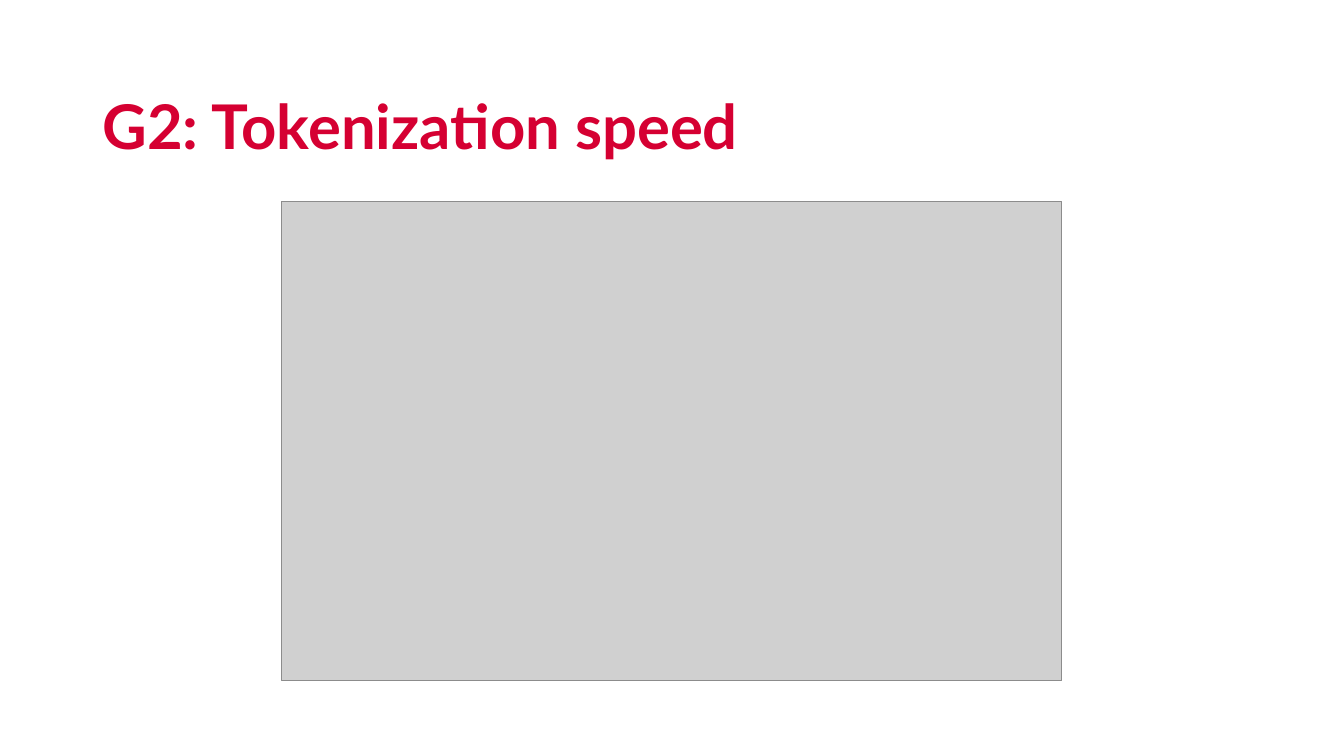
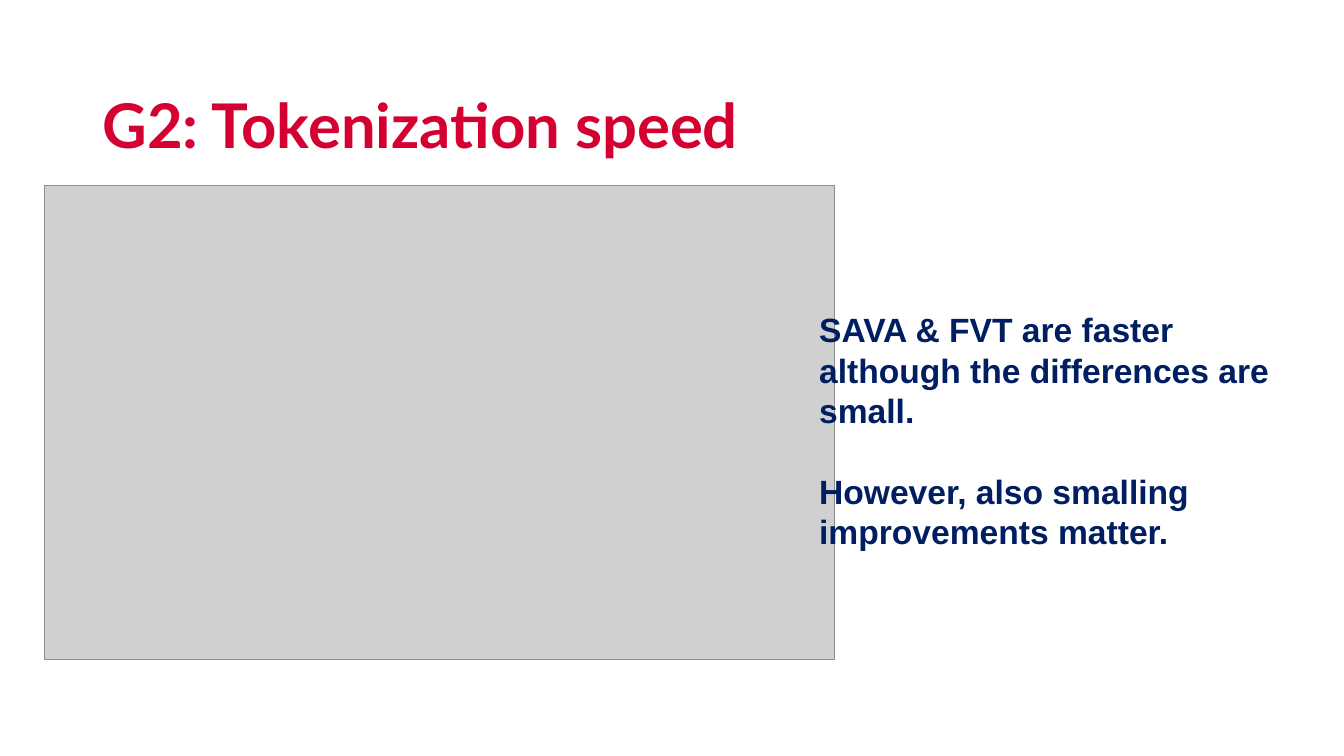
Before and after one commit to DianaPoli/NLP-project, a slide deck: slide 10 of presentation/pp_NLP.pptx. Drawn at 1344x756 pixels with LibreOffice and Linux fonts; fonts in the diff are those of the drawing; grey boxes stand for pictures; background and template pictures are left out. Boxes give left, top, right and bottom in pixels: in the first picture for what was removed or moved away, otherwise in the second. Text is boxed around its words. In the diff, an @@ line names an element or a change of style, - is before the commit and + after.

```diff
--- a/presentation/pp_NLP.pptx
+++ b/presentation/pp_NLP.pptx
@@ picture: place and size @@
-picture at bbox=[282, 202, 1063, 682]
+picture at bbox=[44, 186, 834, 659]
@@ text added at bbox=[819, 315, 1268, 551], 24 pt, text #001E61, bold @@
+SAVA & FVT are faster although the differences are small.
+However, also smalling improvements matter.
```
Also in this commit, not shown: 5 other slides changed, 7 other files.
